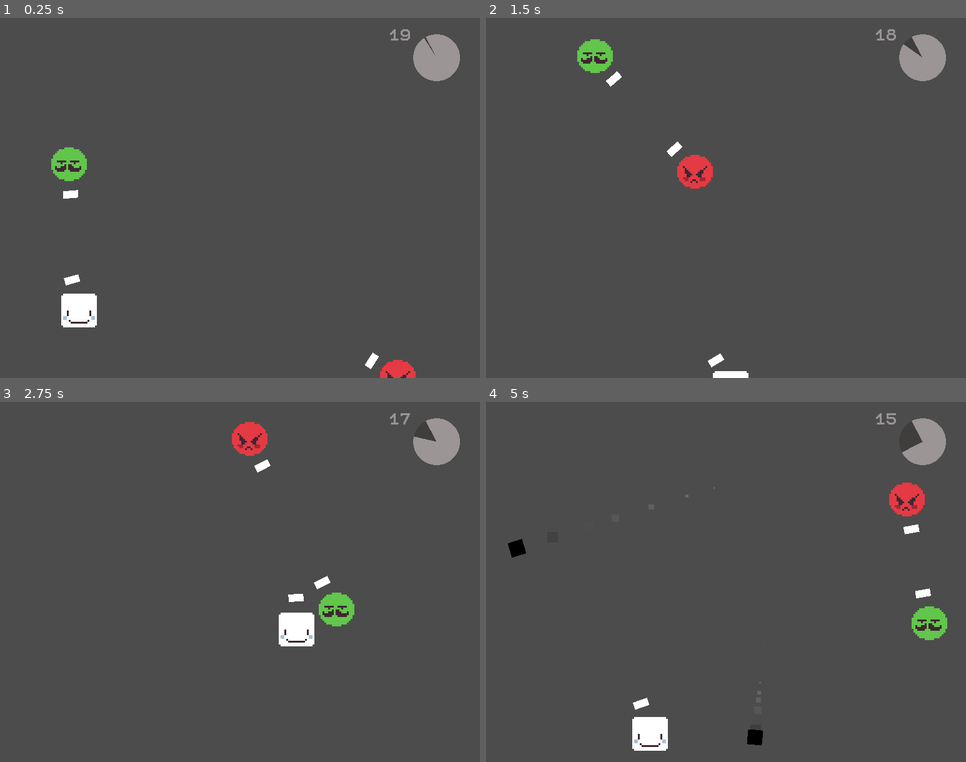
Above: before the commit, frames 1-4 (two rows, left to right).
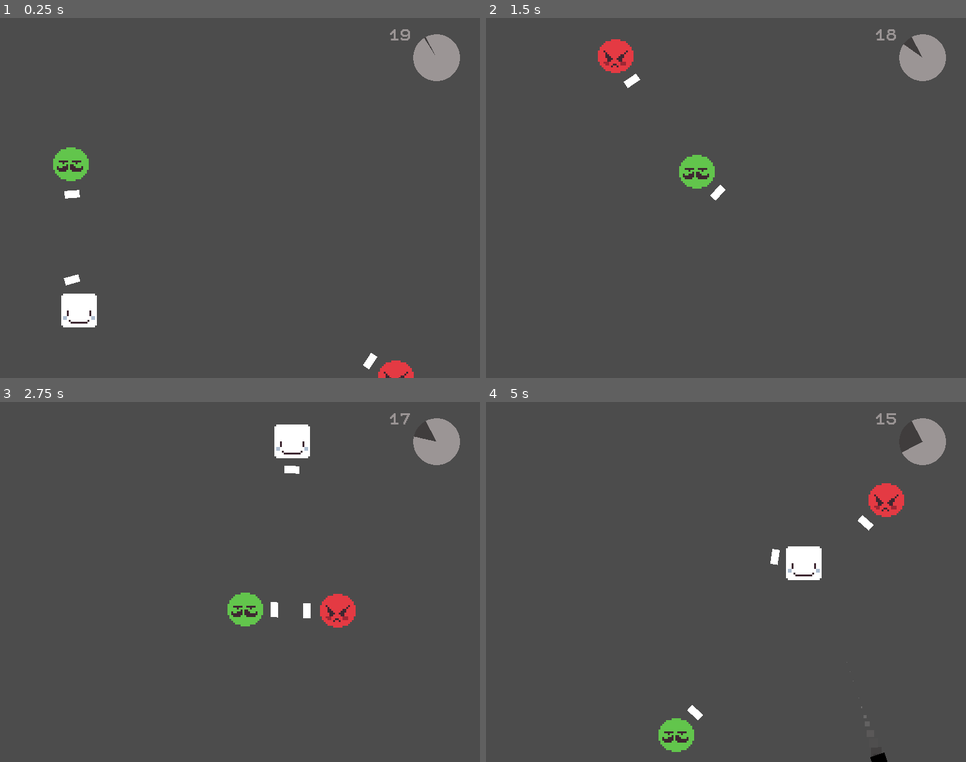
Above: after the commit, the same moments.

Repository: SaviHex/gmtk2020
Game: Godot game, scene res://core/Main/Main.tscn
Two runs of this game, one before a commit and one after it. Both use one fixed random seed, a clock stepped at 60 frames per second and the inputs below.
Inputs (mouse positions are in pixels of both pictures, inside the frame that each line leads up to):
- Up to frame 1 (0.25 s): no input
- Up to frame 2 (1.5 s): tap Enter at 0.5 s; move the mouse to (831, 180) at 0.52 s; hold D (right) 0.53-1.28 s; click (831, 180) at 0.6 s; tap Space at 0.77, 0.8, 1.07, 1.35 s; move the mouse to (630, 216) at 1.27 s; hold S (down) from 1.28 s (still down)
- Up to frame 3 (2.75 s): tap Space at 1.52, 1.82, 2.3 s; click (144, 600) at 1.55 s; move the mouse to (288, 502) at 2.02 s; release S (down) at 2.03 s; hold D (right) from 2.03 s (still down); click (288, 502) at 2.1 s
- Up to frame 4 (5 s): move the mouse to (702, 654) at 2.77 s; release D (right) at 2.78 s; hold W (up) 2.78-3.53 s; click (702, 654) at 2.85 s; tap Space at 3.02, 3.32, 3.6, 3.77, 4.07, 4.52, 4.82 s; move the mouse to (870, 636) at 3.52 s; hold A (left) from 3.53 s (still down); move the mouse to (582, 528) at 4.27 s; click (582, 528) at 4.35 s

The runs differ from the first frame. In frame 1, 0.2% of the frame differs, in the area x 10-87%, y 35-100%; in frame 2, 1.9%; in frame 3, 3.4%; in frame 4, 3.9%, in the area x 4-97%, y 20-100%.

Commit message:
Signals quando alguém atira ou leva um tiro

Diff:
--- a/src/core/EnemyPath/EnemyPath.gd
+++ b/src/core/EnemyPath/EnemyPath.gd
@@ -1,6 +1,8 @@
 extends Path2D
 
 onready var path_follow: PathFollow2D = $PathFollow2D
+
+export var color: Color = Color.white setget set_color
 
 var speed: float = 1.0
 var is_stopped: bool = true
@@ -22,3 +24,8 @@
 
 func get_current_point() -> Vector2:
 	return self.path_follow.position
+
+func set_color(value: Color):
+	color = value
+	color.a = 0.5
+	self.self_modulate = color
--- a/src/core/EnemyPath/EnemyPath.tscn
+++ b/src/core/EnemyPath/EnemyPath.tscn
@@ -1,8 +1,15 @@
-[gd_scene load_steps=2 format=2]
+[gd_scene load_steps=3 format=2]
 
 [ext_resource path="res://core/EnemyPath/EnemyPath.gd" type="Script" id=1]
 
+[sub_resource type="Curve2D" id=1]
+_data = {
+"points": PoolVector2Array(  )
+}
+
 [node name="EnemyPath" type="Path2D"]
+self_modulate = Color( 0.501961, 0.6, 1, 0.701961 )
+curve = SubResource( 1 )
 script = ExtResource( 1 )
 
 [node name="PathFollow2D" type="PathFollow2D" parent="."]
--- a/src/core/Main/Main.gd
+++ b/src/core/Main/Main.gd
@@ -14,22 +14,30 @@
 
 	self.paths = $EnemyPaths.get_children()
 	self.characters = $Characters.get_children()
-	init_enemies()
+	init_characters()
 
 func _physics_process(delta):
 
 	timer.get_node("TimeLeft").bbcode_text = "[right]%s[/right]" % floor(timer.time_left)
 	timer.get_node("ProgressBar").value = timer.time_left*100/wait_time
+#
+#func _input(event: InputEvent) -> void:
+#	if event is InputEventKey and event.scancode == KEY_SPACE and event.is_pressed():
+#		switcheroo()
 
-func _input(event: InputEvent) -> void:
-	if event is InputEventKey and event.scancode == KEY_SPACE and event.is_pressed():
-		switcheroo()
-
-func init_enemies():
+func init_characters():
 	var i = 0
 	for c in self.characters:
+
 		if c.is_in_group("enemy"):
 			c.init(self.paths[i], get_next_char(i))
+
+		if c.is_in_group("player"):
+			pass # Qualquer inicialização necessária pro player aqui...
+
+		c.connect("shot", self, "_on_Character_shot")
+		c.connect("got_shot", self, "_on_Character_got_shot")
+
 		i += 1
 
 func get_next_char(i: int) -> Node2D:
@@ -50,6 +58,7 @@
 	e.position = p.position
 	p.position = e_pos
 
+	e.current_path.color = Color.white
 	# Muda de lugar com o player mas continua mirando no mesmo.
 	e.init(self.paths[i_p], get_next_char(i_e))
 
@@ -64,3 +73,9 @@
 
 func _on_Timer_timeout():
 	get_tree().change_scene(next_level)
+
+func _on_Character_got_shot() -> void:
+	pass # Replace with function body.
+
+func _on_Character_shot() -> void:
+	switcheroo()
--- a/src/core/Main/Main.tscn
+++ b/src/core/Main/Main.tscn
@@ -46,6 +46,18 @@
 "_editor_description_": ""
 }
 
+[node name="EnemyPaths" type="Node" parent="."]
+
+[node name="EnemyPath" parent="EnemyPaths" instance=ExtResource( 4 )]
+curve = SubResource( 1 )
+
+[node name="EnemyPath2" parent="EnemyPaths" instance=ExtResource( 4 )]
+position = Vector2( 0, -3.88347 )
+curve = SubResource( 2 )
+
+[node name="EnemyPath3" parent="EnemyPaths" instance=ExtResource( 4 )]
+curve = SubResource( 3 )
+
 [node name="Characters" type="Node" parent="."]
 
 [node name="Player" parent="Characters" instance=ExtResource( 1 )]
@@ -54,18 +66,6 @@
 [node name="RedEnemy" parent="Characters" instance=ExtResource( 9 )]
 
 [node name="GreenEnemy" parent="Characters" instance=ExtResource( 2 )]
-
-[node name="EnemyPaths" type="Node" parent="."]
-
-[node name="EnemyPath" parent="EnemyPaths" instance=ExtResource( 4 )]
-curve = SubResource( 5 )
-
-[node name="EnemyPath2" parent="EnemyPaths" instance=ExtResource( 4 )]
-position = Vector2( 0, -3.88347 )
-curve = SubResource( 6 )
-
-[node name="EnemyPath3" parent="EnemyPaths" instance=ExtResource( 4 )]
-curve = SubResource( 7 )
 
 [node name="LevelTimer" type="Timer" parent="."]
 
--- a/src/core/bullet/Bullet.tscn
+++ b/src/core/bullet/Bullet.tscn
@@ -23,14 +23,16 @@
 orbit_velocity_random = 0.0
 scale = 6.0
 scale_curve = SubResource( 4 )
-color_ramp = SubResource( 7 )
+color_ramp = SubResource( 2 )
 
-[sub_resource type="GradientTexture" id=1]
+[sub_resource type="GradientTexture" id=6]
 
-[sub_resource type="CircleShape2D" id=2]
+[sub_resource type="CircleShape2D" id=7]
 radius = 4.95179
 
-[node name="Bullet" type="KinematicBody2D"]
+[node name="Bullet" type="KinematicBody2D" groups=[
+"bullet",
+]]
 script = ExtResource( 1 )
 
 [node name="Particles2D" type="Particles2D" parent="."]
--- a/src/core/enemy/Enemy.gd
+++ b/src/core/enemy/Enemy.gd
@@ -1,5 +1,9 @@
-extends KinematicBody2D
+extends Area2D
 
+signal shot
+signal got_shot
+
+export var path_color: Color = Color.white
 export var speed: float = 1.0
 export var min_shoot_time: float = 1.0
 export var max_shoot_time: float = 5.0
@@ -23,6 +27,7 @@
 
 func init(path: Path2D, target: Node2D):
 	self.current_path = path
+	self.current_path.color = self.path_color
 	self.current_path.start(self.speed)
 	self.current_target = target
 	self.initialized = true
@@ -40,6 +45,14 @@
 	var b = bullet.instance()
 	b.start(bullet_point.global_position, pivot.rotation, bullet_speed)
 	get_parent().add_child(b)
+	emit_signal("shot")
 
 func _on_ShootTimer_timeout() -> void:
 	shoot()
+
+func die():
+	emit_signal("got_shot")
+
+func _on_Enemy_body_entered(body: Node) -> void:
+	if body.is_in_group("bullet"):
+		die()
--- a/src/core/enemy/Enemy.tscn
+++ b/src/core/enemy/Enemy.tscn
@@ -11,7 +11,7 @@
 [sub_resource type="GradientTexture" id=3]
 gradient = SubResource( 2 )
 
-[node name="Enemy" type="KinematicBody2D" groups=[
+[node name="Enemy" type="Area2D" groups=[
 "enemy",
 ]]
 script = ExtResource( 1 )
@@ -42,4 +42,5 @@
 }
 
 [node name="ShootTimer" type="Timer" parent="."]
+[connection signal="body_entered" from="." to="." method="_on_Enemy_body_entered"]
 [connection signal="timeout" from="ShootTimer" to="." method="_on_ShootTimer_timeout"]
--- a/src/core/enemy/GreenEnemy/GreenEnemy.tscn
+++ b/src/core/enemy/GreenEnemy/GreenEnemy.tscn
@@ -4,6 +4,7 @@
 [ext_resource path="res://core/enemy/GreenEnemy/enemy_2.png" type="Texture" id=2]
 
 [node name="GreenEnemy" instance=ExtResource( 1 )]
+path_color = Color( 0.388235, 0.776471, 0.301961, 1 )
 
 [node name="Sprite" parent="." index="0"]
 texture = ExtResource( 2 )
--- a/src/core/enemy/RedEnemy/RedEnemy.tscn
+++ b/src/core/enemy/RedEnemy/RedEnemy.tscn
@@ -4,6 +4,7 @@
 [ext_resource path="res://core/enemy/RedEnemy/enemy_1.png" type="Texture" id=2]
 
 [node name="RedEnemy" instance=ExtResource( 1 )]
+path_color = Color( 0.898039, 0.231373, 0.266667, 1 )
 
 [node name="Sprite" parent="." index="0"]
 texture = ExtResource( 2 )
--- a/src/core/player/Player.gd
+++ b/src/core/player/Player.gd
@@ -1,4 +1,7 @@
 extends KinematicBody2D
+
+signal shot
+signal got_shot
 
 var speed = 80
 var friction = 0.2
@@ -36,9 +39,7 @@
 	return get_global_mouse_position()
 
 func _physics_process(delta):
-
 	pivot.look_at(get_target())
-
 	var input_velocity = get_inputs()
 
 	# If there's input, accelerate to the input velocity
@@ -53,3 +54,11 @@
 	var b = bullet.instance()
 	b.start(bullet_point.global_position, pivot.rotation, bullet_speed)
 	get_parent().add_child(b)
+	emit_signal("shot")
+
+func die():
+	emit_signal("got_shot")
+
+func _on_HitBox_body_entered(body: Node) -> void:
+	if body.is_in_group("bullet"):
+		die()
--- a/src/core/player/Player.tscn
+++ b/src/core/player/Player.tscn
@@ -4,7 +4,7 @@
 [ext_resource path="res://core/player/player.png" type="Texture" id=2]
 
 [sub_resource type="RectangleShape2D" id=1]
-extents = Vector2( 8, 8 )
+extents = Vector2( 8.5, 8 )
 
 [sub_resource type="Gradient" id=2]
 colors = PoolColorArray( 1, 1, 1, 1, 1, 1, 1, 1 )
@@ -17,12 +17,13 @@
 ]]
 script = ExtResource( 1 )
 
-[node name="CollisionShape2D" type="CollisionShape2D" parent="."]
-shape = SubResource( 1 )
-
 [node name="Sprite" type="Sprite" parent="."]
 texture = ExtResource( 2 )
 hframes = 2
+
+[node name="CollisionShape2D" type="CollisionShape2D" parent="."]
+position = Vector2( -0.5, 1 )
+shape = SubResource( 1 )
 
 [node name="Pivot" type="Node2D" parent="."]
 
@@ -32,3 +33,10 @@
 [node name="Sprite" type="Sprite" parent="Pivot/BulletPoint"]
 scale = Vector2( 0.00195313, 8 )
 texture = SubResource( 3 )
+
+[node name="HitBox" type="Area2D" parent="."]
+
+[node name="CollisionShape2D" type="CollisionShape2D" parent="HitBox"]
+position = Vector2( -0.5, 1 )
+shape = SubResource( 1 )
+[connection signal="body_entered" from="HitBox" to="." method="_on_HitBox_body_entered"]
Not shown: 1 places in src/core/Main/Main.tscn that only renumber resources
Not shown: 2 places in src/core/bullet/Bullet.tscn that only renumber resources
